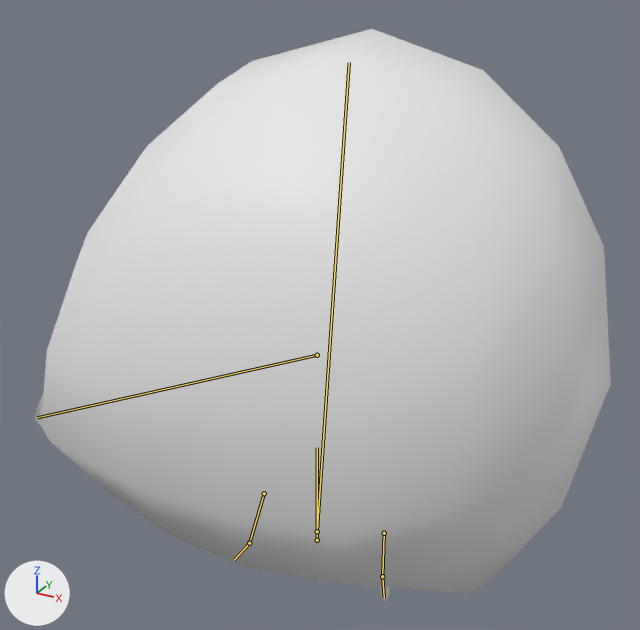
Before and after pictures for a commit that changed the FBX model Assets/Meshes/Enemies/Enemy_Innocent.fbx.
Before and after are seen from a camera (50 mm lens) standing at (0.619, -1.116, 1.053) and looking at (-0.019, 0.044, 0.473). The lights are fixed; the arrows at lower left show +X, +Y and +Z. Both versions are drawn at frame 1 of the action 'Innocent_Movement'; the numbers are the values there. The bones that change are drawn over the model as lines.

Names of what the first picture shows: 'Enemy_Innocent'.
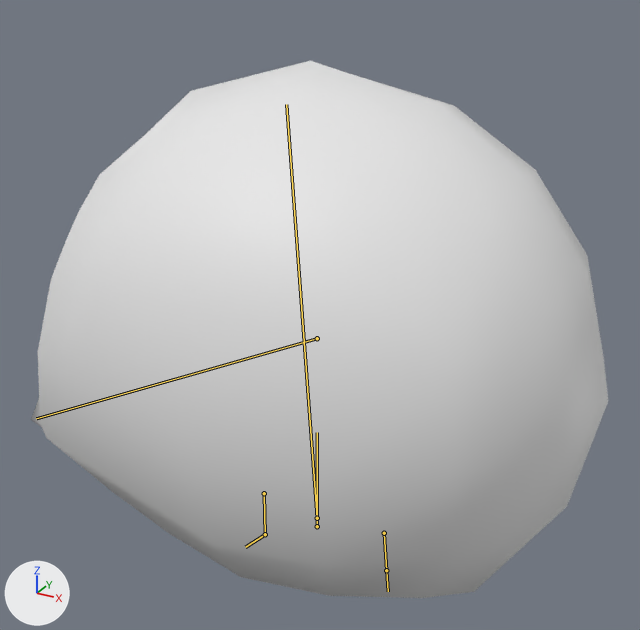
Location of each change, (x1, y1, x2, y2) in pixels of the pictures (640 x 630 px):
'Enemy_Innocent', posed (6% shorter)
    before: (32, 29, 611, 601)
    after: (31, 61, 608, 598)
bone 'CTR_BodyBase', root to tip
    before: (317, 540) to (317, 447)
    after: (317, 526) to (317, 432)
bone 'DEF_Body', root to tip
    before: (317, 531) to (349, 62)
    after: (317, 518) to (286, 104)
bone 'DEF_BodyTip', root to tip
    before: (317, 355) to (37, 417)
    after: (317, 338) to (36, 418)
bone 'DEF_Leg.L', root to tip
    before: (384, 533) to (382, 576)
    after: (384, 533) to (386, 570)
bone 'DEF_Foot.L', root to tip
    before: (382, 576) to (384, 598)
    after: (386, 570) to (388, 591)
bone 'DEF_Leg.R', root to tip
    before: (264, 493) to (249, 543)
    after: (264, 493) to (265, 534)
bone 'DEF_Foot.R', root to tip
    before: (249, 543) to (234, 560)
    after: (265, 534) to (245, 547)

The edits, one by one:
Bone 'CTR_BodyBase' (bone_ctr_bodybase) moves from (0.0, -0.029, 0.0) to (0.0, 0.0, 0.0).
Bone 'DEF_Body' (bone_def_body) turns from (-7, 0, 0) to (4, 0, 2) degrees about its own x, y and z.
Bone 'DEF_Body' (bone_def_body) is rescaled from (0.98, 1.05, 0.98) to (1.03, 0.95, 1.03).
Bone 'DEF_BodyTip' (bone_def_bodytip) turns from (1, 0, 0) to (2, -1, 2) degrees about its own x, y and z.
Bone 'DEF_Leg.L' (bone_def_leg_l) turns from (0, 0, 0) to (0, 0, -10) degrees about its own x, y and z.
Bone 'DEF_Foot.L' (bone_def_foot_l) turns from (0, 0, 0) to (9, -5, -6) degrees about its own x, y and z.
Bone 'DEF_Leg.R' (bone_def_leg_r) turns from (0, 0, 35) to (0, 0, 0) degrees about its own x, y and z.
Bone 'DEF_Foot.R' (bone_def_foot_r) turns from (-62, -12, 46) to (0, 0, 0) degrees about its own x, y and z.
